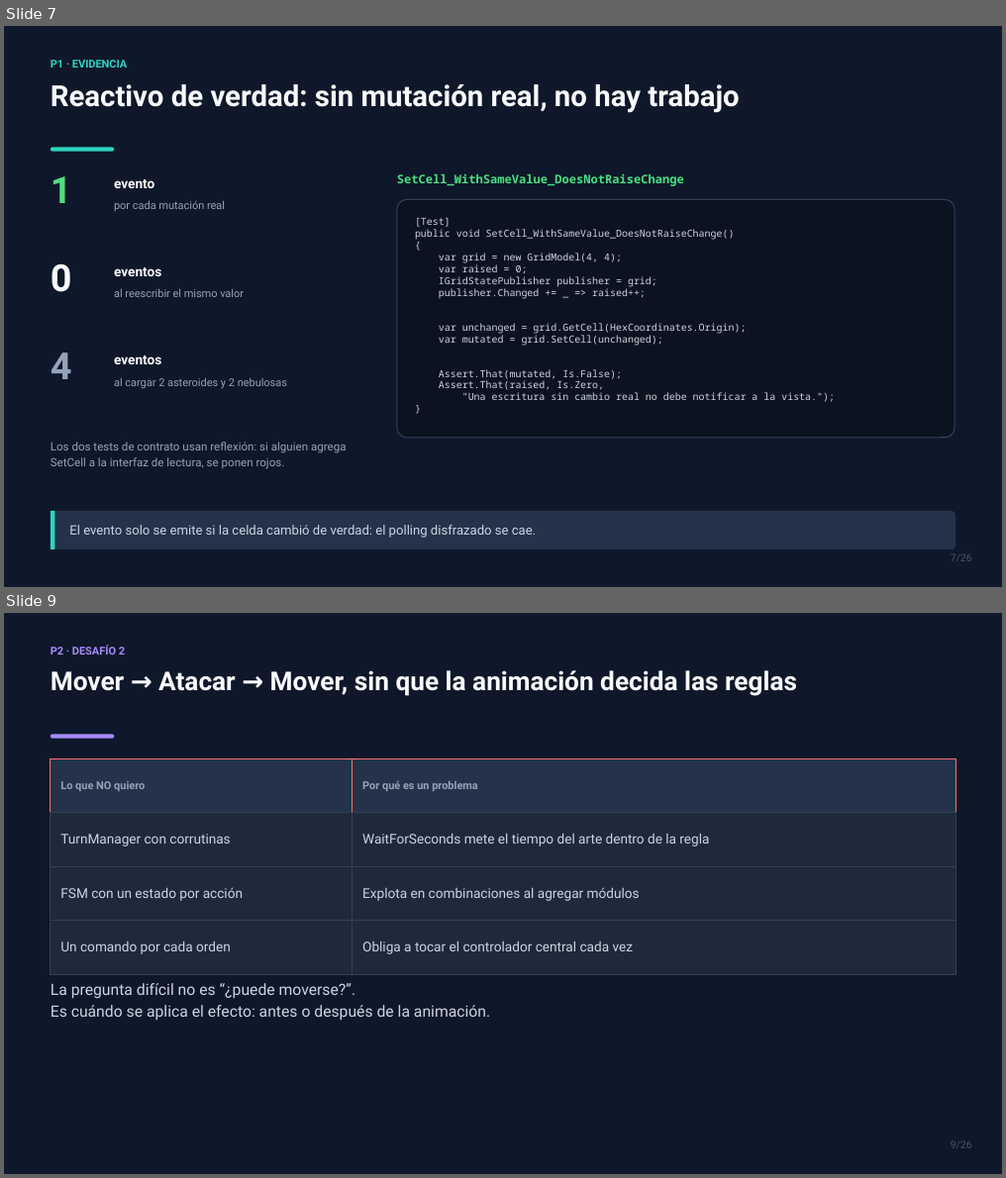
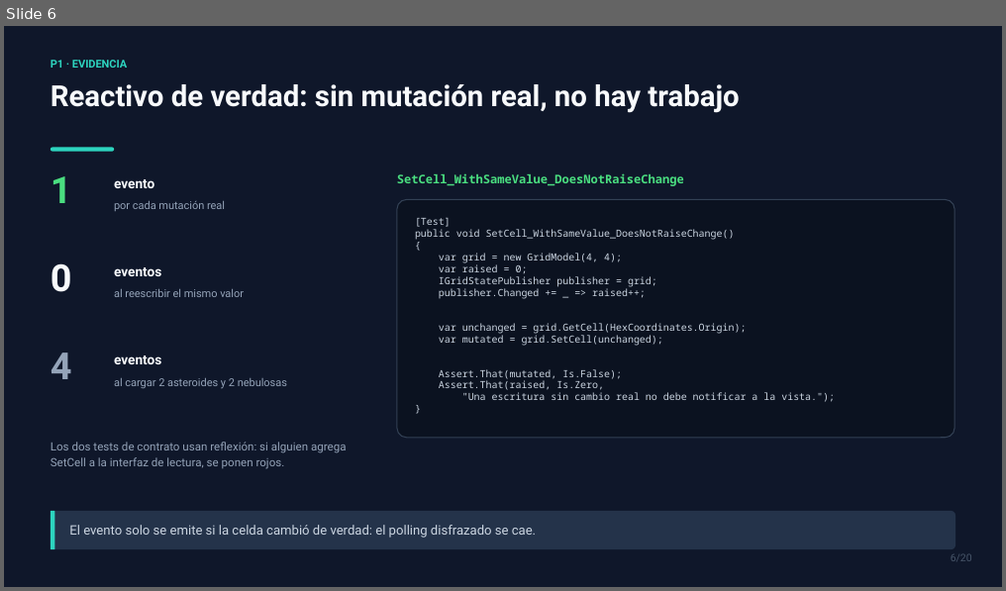
Before and after one commit to SenKetZu/HexPG, a slide deck: docs/presentacion/TP2-VoidHex-Tactics.pptx. Shown one above the other, each under a label of ours: slides 7 and 9 before the commit, slide 6 after it; the slides between them are not shown. The pictures are 1006x1178 and 1006x591 pixels, drawn with LibreOffice and Linux fonts; fonts in the diff are those of the drawing. Boxes give left, top, right and bottom in pixels: in the first picture for what was removed or moved away, otherwise in the second. Text is boxed around its words. In the diff, an @@ line names an element or a change of style, - is before the commit and + after.

```diff
--- a/docs/presentacion/TP2-VoidHex-Tactics.pptx
+++ b/docs/presentacion/TP2-VoidHex-Tactics.pptx
@@ slide 9 removed at [4, 613, 1002, 1174], background #0F172A @@
@@ text removed at [51, 645, 125, 655] @@
-P2 · DESAFÍO 2
@@ text removed at [51, 670, 797, 696] @@
-Mover → Atacar → Mover, sin que la animación decida las reglas
@@ rounded rectangle removed at [51, 735, 114, 739] @@
@@ rectangle removed at [51, 759, 352, 813] @@
@@ rectangle removed at [352, 759, 955, 813] @@
@@ text removed at [60, 781, 145, 791] @@
-Lo que NO quiero
@@ text removed at [362, 781, 478, 791] @@
-Por qué es un problema
@@ rectangle removed at [51, 813, 352, 866] @@
@@ rectangle removed at [352, 813, 955, 866] @@
@@ text removed at [60, 834, 230, 847] @@
-TurnManager con corrutinas
@@ text removed at [362, 833, 709, 847] @@
-WaitForSeconds mete el tiempo del arte dentro de la regla
@@ rectangle removed at [51, 866, 352, 921] @@
@@ rectangle removed at [352, 866, 955, 921] @@
@@ text removed at [60, 887, 243, 901] @@
-FSM con un estado por acción
@@ text removed at [362, 887, 640, 901] @@
-Explota en combinaciones al agregar módulos
@@ rectangle removed at [51, 921, 352, 974] @@
@@ rectangle removed at [352, 921, 955, 974] @@
@@ text removed at [60, 941, 231, 955] @@
-Un comando por cada orden
@@ text removed at [362, 941, 634, 955] @@
-Obliga a tocar el controlador central cada vez
@@ text removed at [51, 983, 490, 1020] @@
-La pregunta difícil no es “¿puede moverse?”.
-Es cuándo se aplica el efecto: antes o después de la animación.
@@ text removed at [950, 1142, 972, 1149] @@
-9/26
@@ what was slide 7 is now slide 6 @@
@@ slide 6 changed as well @@
@@ text at [950, 555, 972, 562]: text changed @@
-7/26
+6/20
```
Also in this commit, not shown: 14 other slides changed, 3 slides added, 8 other slides removed, 2 other files.
